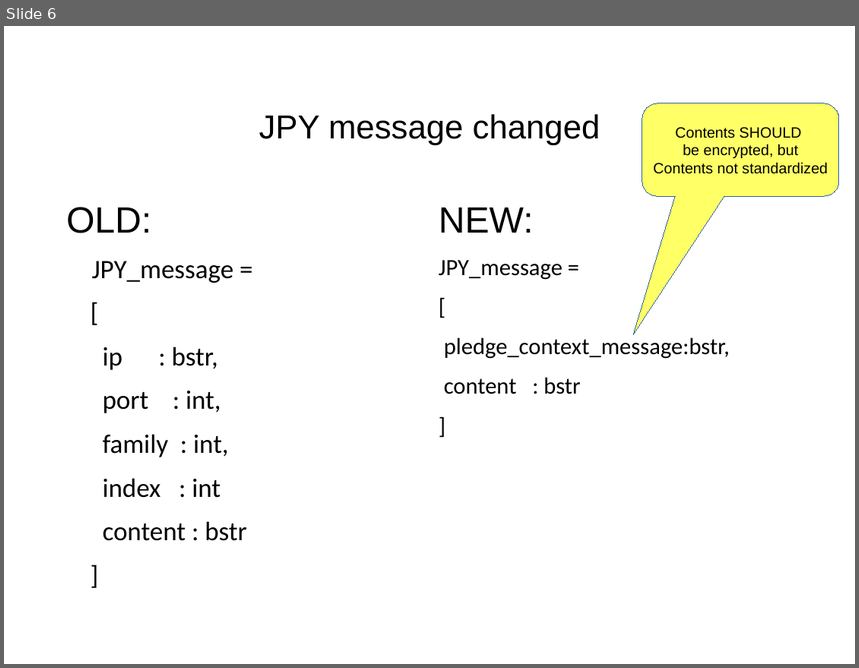
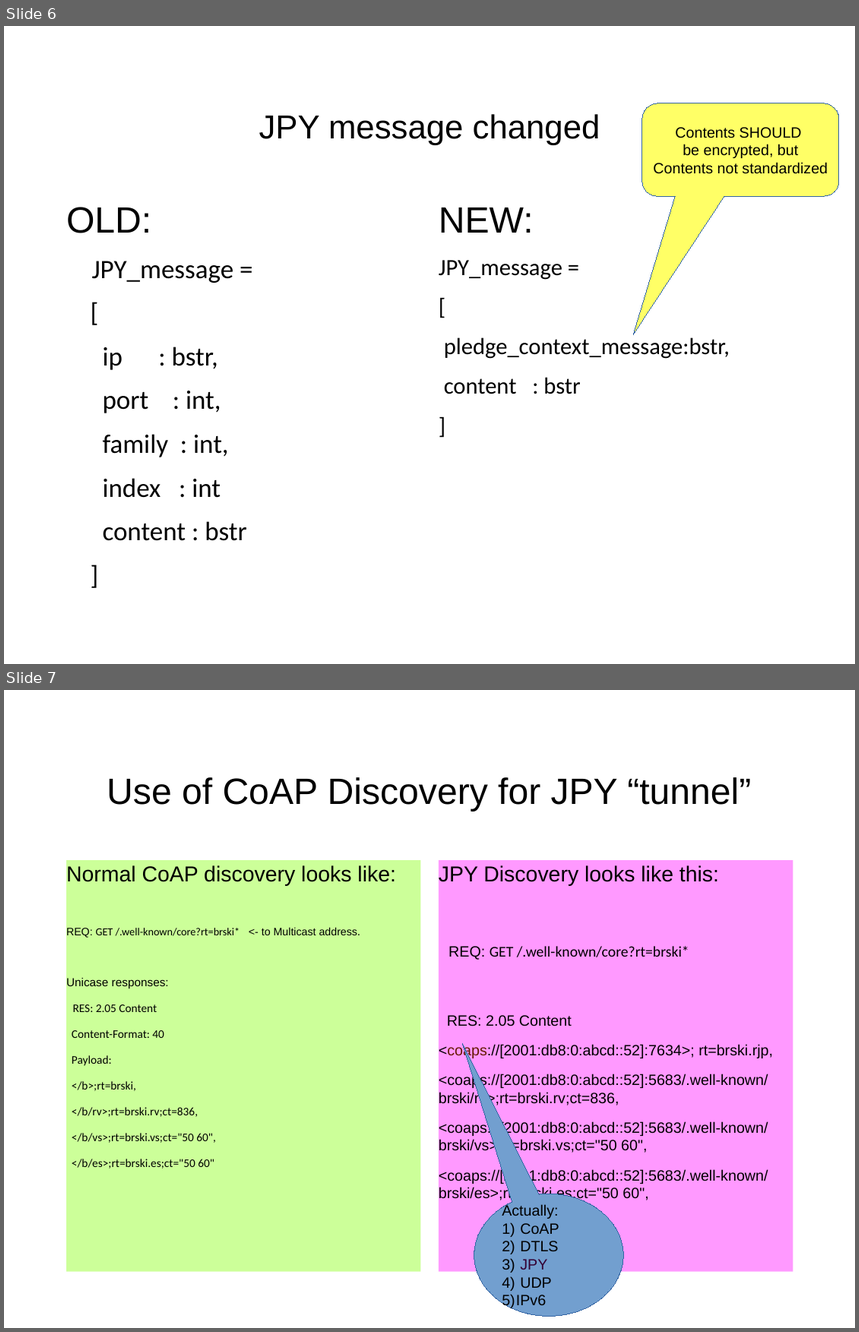
Before and after one commit to anima-wg/constrained-join-proxy, a slide deck: presentations/ietf114-constrained-proxy.odp. Shown one above the other, each under a label of ours: slide 6 before the commit, slides 6 and 7 after it. The pictures are 859x668 and 859x1332 pixels, drawn with LibreOffice and Linux fonts; fonts in the diff are those of the drawing. Boxes give left, top, right and bottom in pixels: in the first picture for what was removed or moved away, otherwise in the second. Text is boxed around its words. In the diff, an @@ line names an element or a change of style, - is before the commit and + after.

```diff
--- a/presentations/ietf114-constrained-proxy.odp
+++ b/presentations/ietf114-constrained-proxy.odp
@@ slide 7 added at bbox=[4, 690, 855, 1328], background #FFFFFF @@
@@ title added at bbox=[107, 777, 751, 812], 44 pt, text #000000 @@
+Use of CoAP Discovery for JPY “tunnel”
@@ text added at bbox=[66, 860, 420, 1272], fill #CCFF99, 14 pt, text #000000 @@
+Normal CoAP discovery looks like:
+REQ: GET /.well-known/core?rt=brski* <- to Multicast address.
+Unicase responses:
+RES: 2.05 Content
+Content-Format: 40
+Payload:
+</b>;rt=brski,
+</b/rv>;rt=brski.rv;ct=836,
+</b/vs>;rt=brski.vs;ct="50 60",
+</b/es>;rt=brski.es;ct="50 60"
@@ text added at bbox=[439, 860, 793, 1272], fill #FF99FF, 18 pt, text #000000 @@
+JPY Discovery looks like this:
+REQ: GET /.well-known/core?rt=brski*
+RES: 2.05 Content
+<coaps://[2001:db8:0:abcd::52]:7634>; rt=brski.rjp,
+<coaps://[2001:db8:0:abcd::52]:5683/.well-known/brski/rv>;rt=brski.rv;ct=836,
+<coaps://[2001:db8:0:abcd::52]:5683/.well-known/brski/vs>;rt=brski.vs;ct="50 60",
+<coaps://[2001:db8:0:abcd::52]:5683/.well-known/brski/es>;rt=brski.es;ct="50 60",
@@ speech bubble added at bbox=[474, 1194, 623, 1316], fill #729FCF, outline #3465A4 0 pt, 18 pt, text #000000 @@
+Actually:
+1) CoAP
+2) DTLS
+3) JPY
+4) UDP
+5) IPv6
```
Also in this commit, not shown: 2 slides changed, 1 other slide added, 1 other file.
